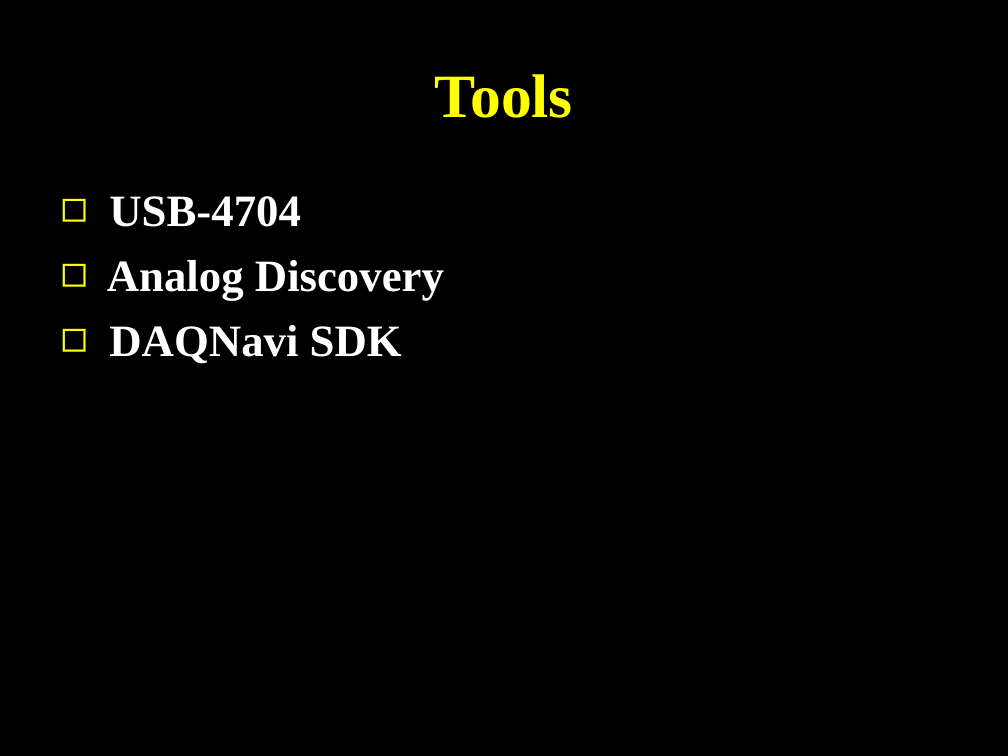
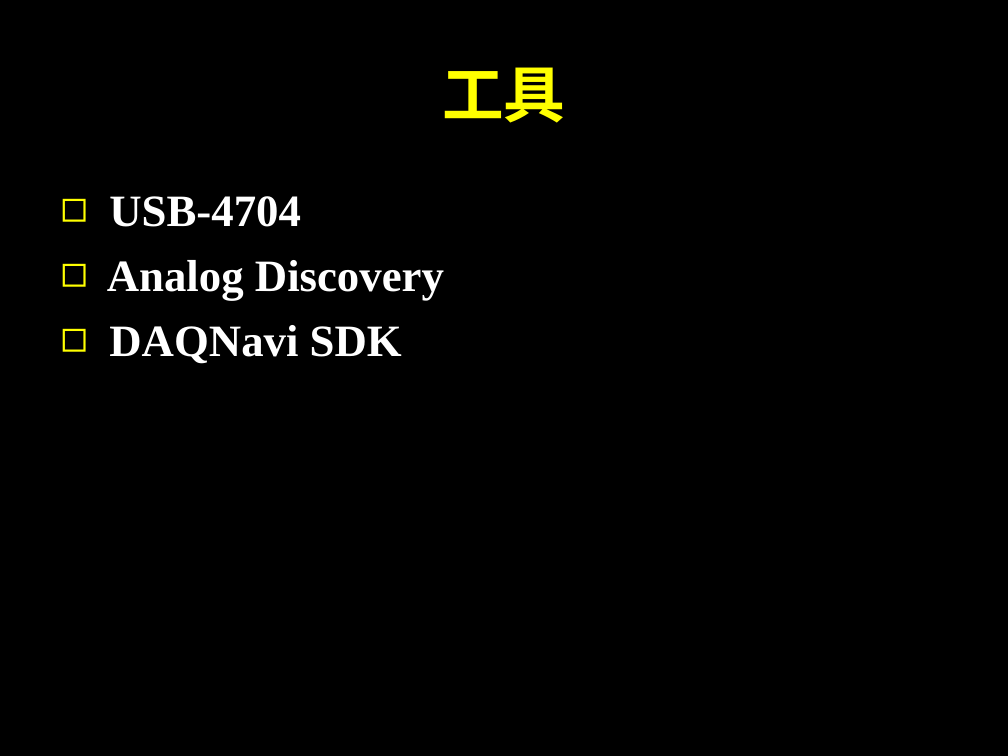
Before and after one commit to SJTUCourse/BI450, a slide deck: slide 8 of Lectures/2017 Fall/Lecture 2/Lecture 2.ppt (slide 10 before the commit). Drawn at 1008x756 pixels with LibreOffice and Linux fonts; fonts in the diff are those of the drawing. Boxes give left, top, right and bottom in pixels: in the first picture for what was removed or moved away, otherwise in the second. Text is boxed around its words. In the diff, an @@ line names an element or a change of style, - is before the commit and + after.

```diff
--- a/Lectures/2017 Fall/Lecture 2/Lecture 2.ppt
+++ b/Lectures/2017 Fall/Lecture 2/Lecture 2.ppt
@@ title at box(442, 67, 565, 123): text changed @@
-Tools
+工具
```
Also in this commit, not shown: 2 other slides changed, 5 slides added, 8 slides removed, 2 other files.
